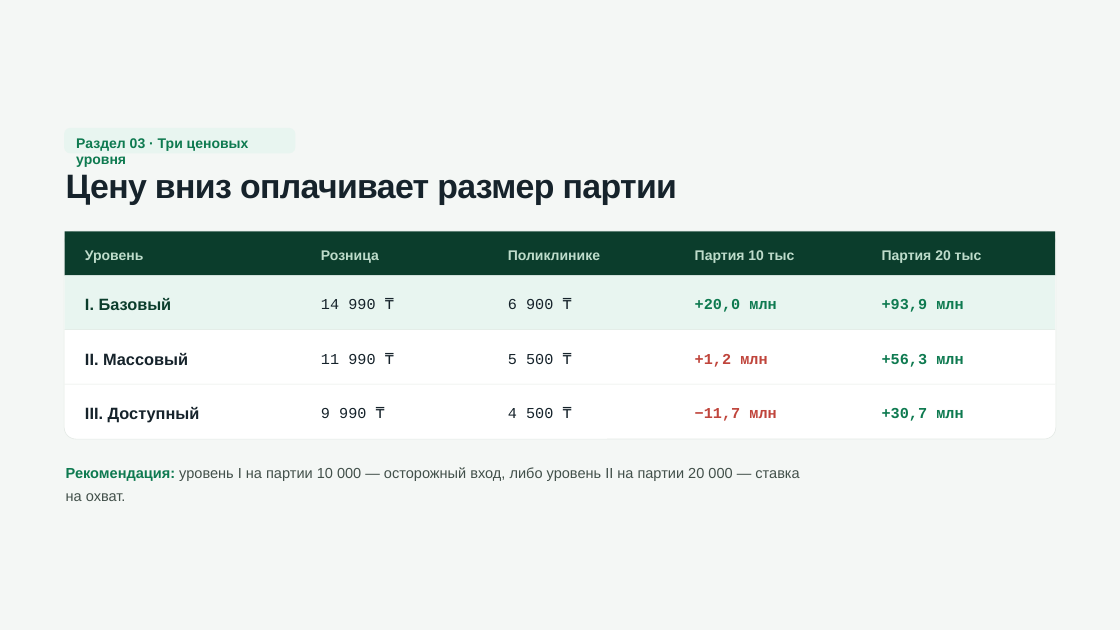
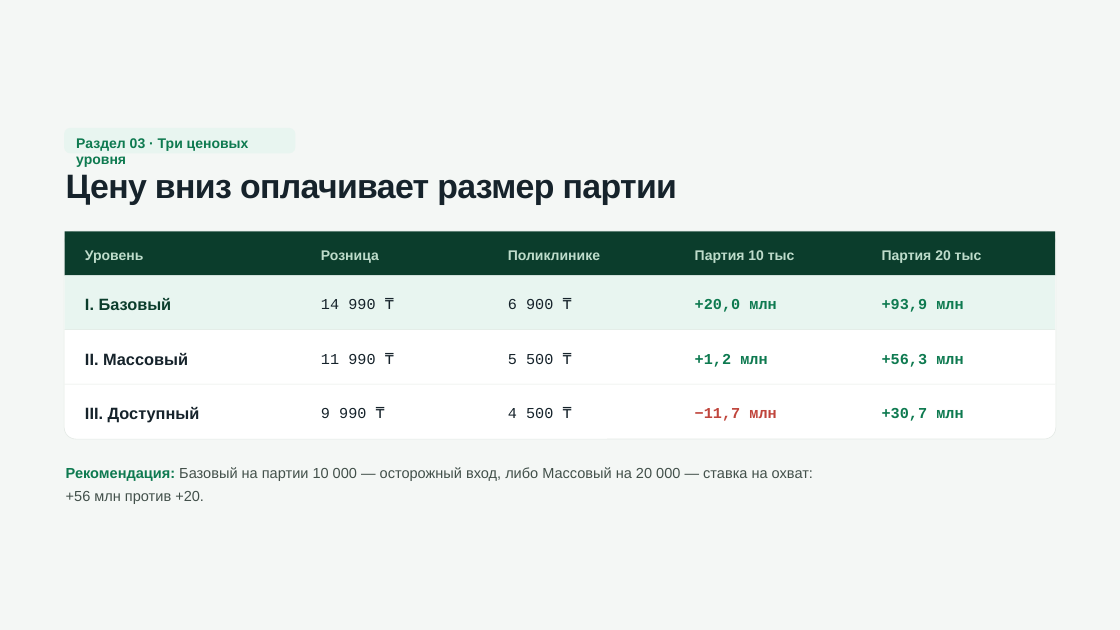
Before and after one commit to Beibute/damumed-band, a slide deck: slide 7 of files/damumed-band-prezentaciya.pptx. Drawn at 1120x630 pixels with LibreOffice and Linux fonts; fonts in the diff are those of the drawing. Boxes give left, top, right and bottom in pixels: in the first picture for what was removed or moved away, otherwise in the second. Text is boxed around its words. In the diff, an @@ line names an element or a change of style, - is before the commit and + after.

```diff
--- a/files/damumed-band-prezentaciya.pptx
+++ b/files/damumed-band-prezentaciya.pptx
@@ text "+1,2 млн" at [695, 354, 767, 367]: text colour #C0453C to #0E7A50 @@
@@ text at [66, 467, 813, 504]: text changed @@
-Рекомендация: уровень I на партии 10 000 — осторожный вход, либо уровень II на партии 20 000 — ставка на охват.
+Рекомендация: Базовый на партии 10 000 — осторожный вход, либо Массовый на 20 000 — ставка на охват: +56 млн против +20.
```
Also in this commit, not shown: 11 other slides changed.
